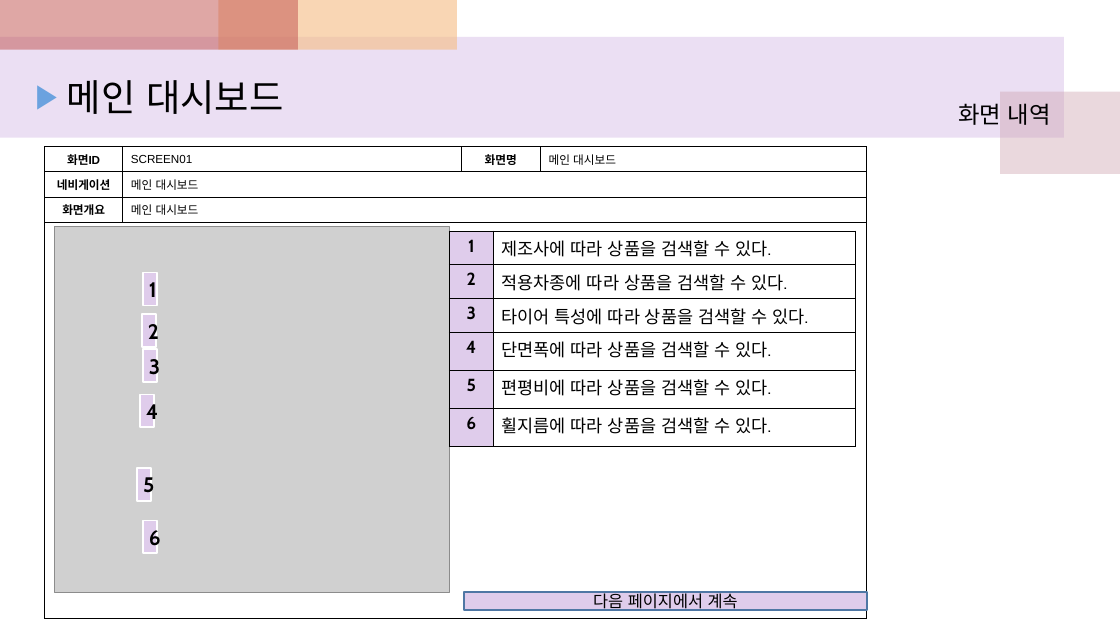
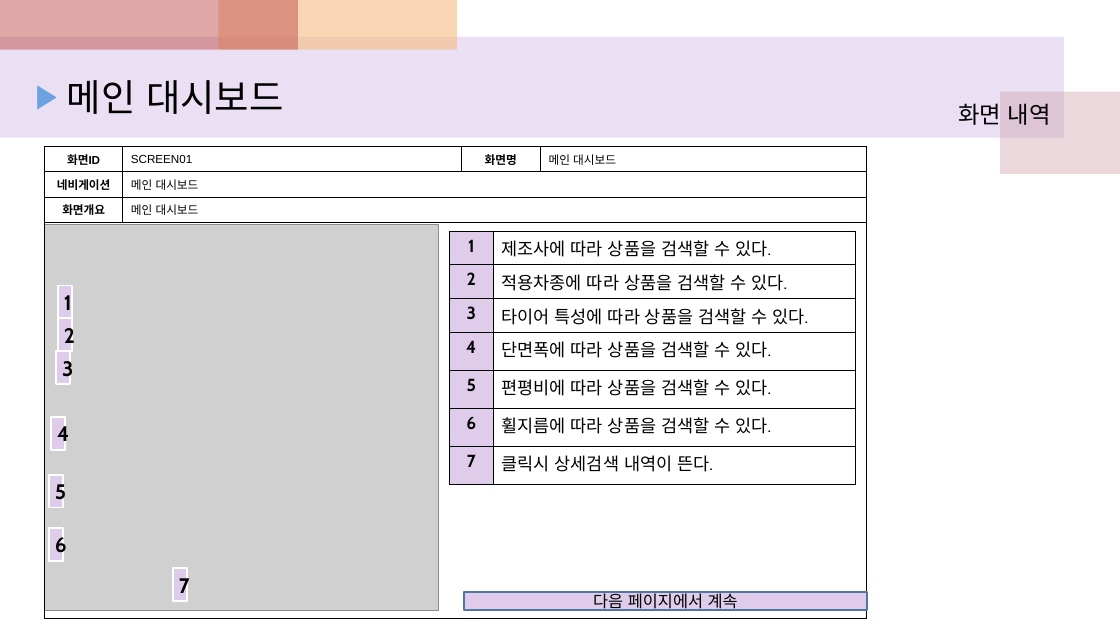
Before and after one commit to lth0813/Sprint-I, a slide deck: slide 6 of 3조 화면 정의서.pptx. Drawn at 1120x630 pixels with LibreOffice and Linux fonts; fonts in the diff are those of the drawing; grey boxes stand for pictures. Boxes give left, top, right and bottom in pixels: in the first picture for what was removed or moved away, otherwise in the second. Text is boxed around its words. In the diff, an @@ line names an element or a change of style, - is before the commit and + after.

```diff
--- a/3조 화면 정의서.pptx
+++ b/3조 화면 정의서.pptx
@@ picture: place and size @@
-picture at bbox=[55, 227, 450, 593]
+picture at bbox=[45, 225, 438, 611]
@@ table at bbox=[450, 231, 855, 476] @@
+row 7: 7 | 클릭시 상세검색 내역이 뜬다.
@@ rectangle "1": place and size @@
-rectangle "1" at bbox=[143, 273, 157, 306]
+rectangle "1" at bbox=[58, 286, 72, 318]
@@ rectangle "2": place and size @@
-rectangle "2" at bbox=[142, 314, 156, 347]
+rectangle "2" at bbox=[58, 318, 72, 351]
@@ rectangle "3": place and size @@
-rectangle "3" at bbox=[143, 350, 157, 382]
+rectangle "3" at bbox=[56, 351, 71, 384]
@@ rectangle "4": place and size @@
-rectangle "4" at bbox=[140, 395, 155, 428]
+rectangle "4" at bbox=[51, 417, 66, 450]
@@ rectangle "5": place and size @@
-rectangle "5" at bbox=[137, 468, 151, 501]
+rectangle "5" at bbox=[49, 475, 63, 507]
@@ rectangle "6": place and size @@
-rectangle "6" at bbox=[143, 521, 157, 554]
+rectangle "6" at bbox=[49, 528, 63, 560]
@@ rectangle added at bbox=[173, 569, 187, 602], fill #DFCCEB, outline #FFFFFF 1.5 pt, 18 pt, text #000000, bold @@
+7
```
Also in this commit, not shown: 2 other slides changed.
